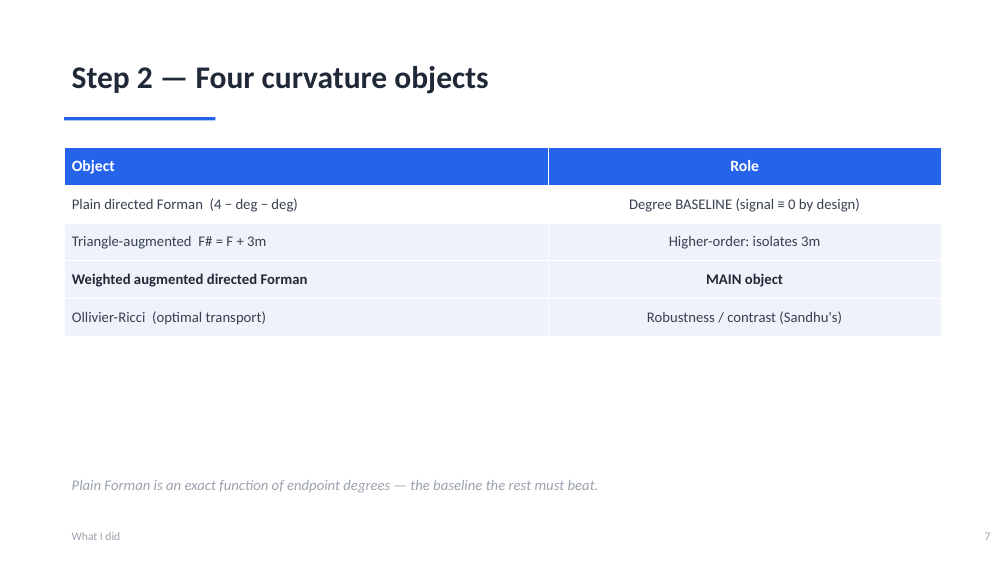
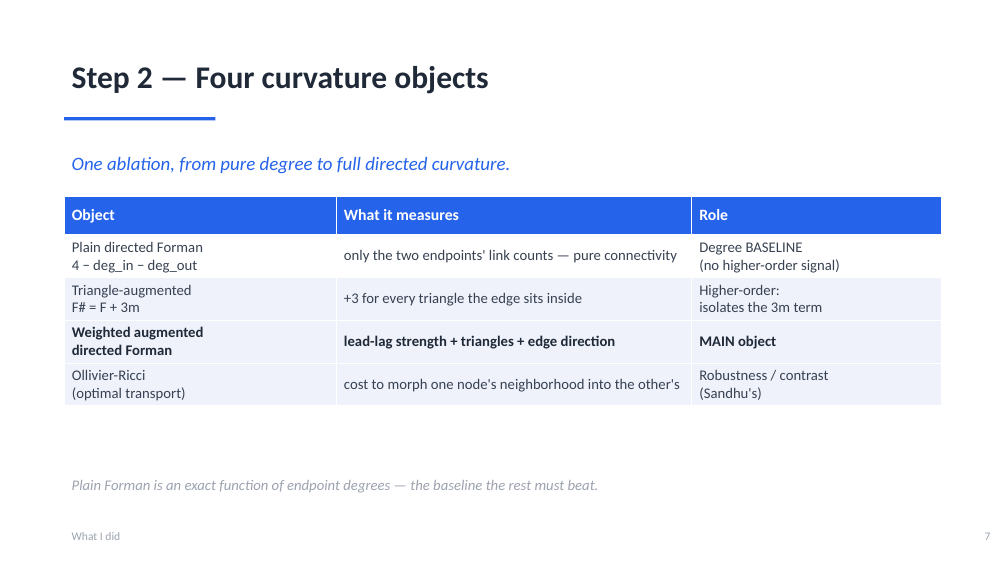
Before and after one commit to ivan-sit/Curvature-Lead-Lag-Model, a slide deck: slide 8 of slides/Ricci_Curvature_LeadLag.pptx. Drawn at 1008x567 pixels with LibreOffice and Linux fonts; fonts in the diff are those of the drawing. Boxes give left, top, right and bottom in pixels: in the first picture for what was removed or moved away, otherwise in the second. Text is boxed around its words. In the diff, an @@ line names an element or a change of style, - is before the commit and + after.

```diff
--- a/slides/Ricci_Curvature_LeadLag.pptx
+++ b/slides/Ricci_Curvature_LeadLag.pptx
@@ text added at [72, 157, 511, 174], 18 pt, text #2563EB, italic @@
+One ablation, from pure degree to full directed curvature.
@@ table at [64, 197, 941, 405] @@
-column 1: Object | Plain directed Forman (4 − deg − deg) | Triangle-augmented F# = F + 3m | Weighted augmented directed Forman | Ollivier-Ricci (optimal transport)
-column 2: Role | Degree BASELINE (signal ≡ 0 by design) | Higher-order: isolates 3m | MAIN object | Robustness / contrast (Sandhu's)
+column 1: Object | Plain directed Forman / 4 − deg_in − deg_out | Triangle-augmented / F# = F + 3m | Weighted augmented / directed Forman | Ollivier-Ricci / (optimal transport)
+column 2: What it measures | only the two endpoints' link counts — pure connectivity | +3 for every triangle the edge sits inside | lead-lag strength + triangles + edge direction | cost to morph one node's neighborhood into the other's
+column 3: Role | Degree BASELINE / (no higher-order signal) | Higher-order: / isolates the 3m term | MAIN object | Robustness / contrast / (Sandhu's)
@@ table: place and size @@
-table at [64, 147, 941, 337]
+table at [64, 197, 941, 405]
```
Also in this commit, not shown: 1 other file.
